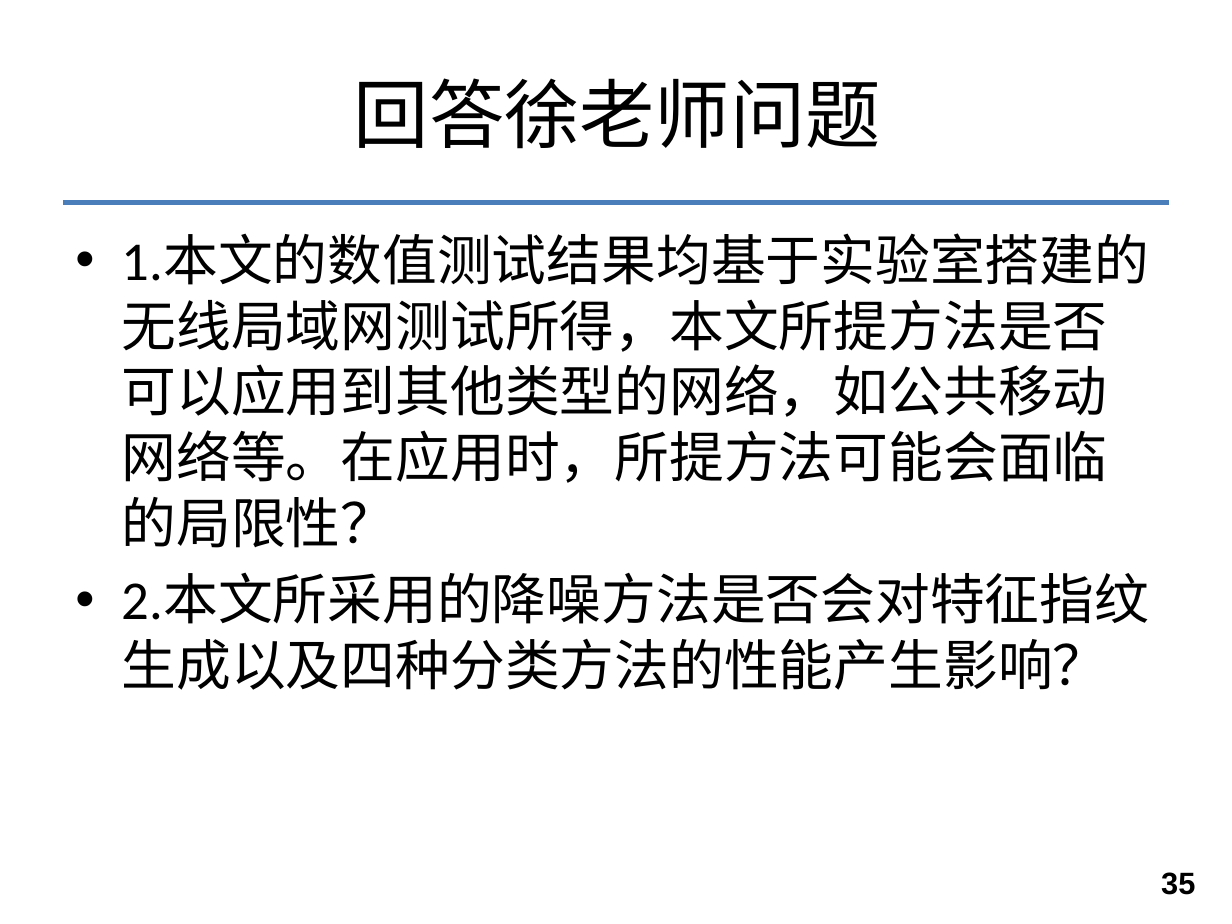
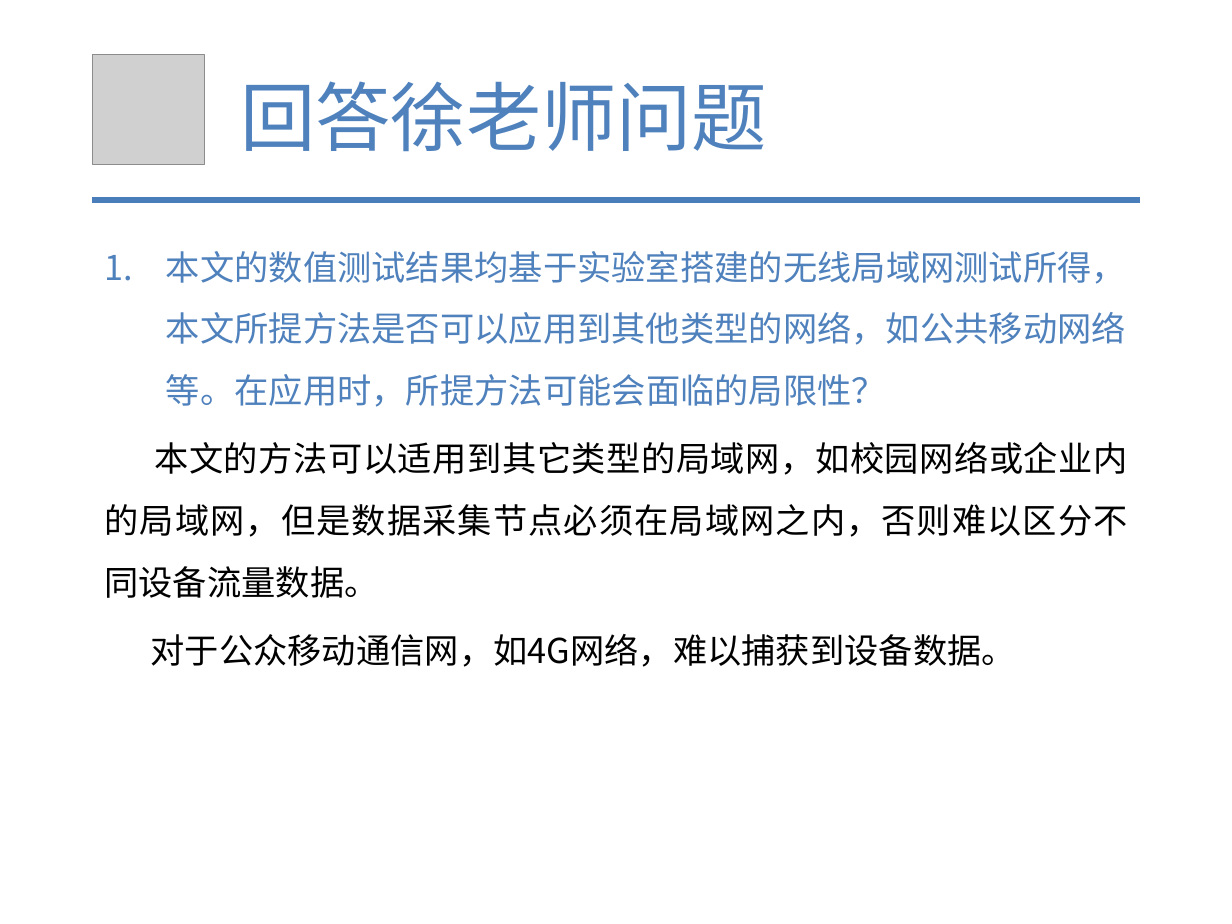
Before and after one commit to tianwen2017111/graduate_git, a slide deck: slide 29 of 余天文-硕5033班.pptx (slide 35 before the commit). Drawn at 1232x924 pixels with LibreOffice and Linux fonts; fonts in the diff are those of the drawing; grey boxes stand for pictures; background and template pictures are left out. Boxes give left, top, right and bottom in pixels: in the first picture for what was removed or moved away, otherwise in the second. Text is boxed around its words. In the diff, an @@ line names an element or a change of style, - is before the commit and + after.

```diff
--- a/余天文-硕5033班.pptx
+++ b/余天文-硕5033班.pptx
@@ picture added at bbox=[92, 54, 205, 165] @@
@@ text "回答徐老师问题": place and size @@
-text "回答徐老师问题" at bbox=[354, 78, 881, 149]
+text "回答徐老师问题" at bbox=[240, 81, 767, 152]
@@ text "回答徐老师问题" at bbox=[240, 81, 767, 152]: text colour #000000 to #4F81BD; alignment centre to left; vertical alignment middle to top @@
@@ line removed from (63, 202) to (1169, 202) @@
@@ line added from (92, 200) to (1140, 200), #4B7EBC 3 pt @@
@@ text at bbox=[104, 251, 1128, 667]: text changed; size 32 to 20 pt; font Calibri to Noto Sans CJK SC @@
-• 1.本文的数值测试结果均基于实验室搭建的无线局域网测试所得，本文所提方法是否可以应用到其他类型的网络，如公共移动网络等。在应用时，所提方法可能会面临的局限性？
-• 2.本文所采用的降噪方法是否会对特征指纹生成以及四种分类方法的性能产生影响？
+1. 本文的数值测试结果均基于实验室搭建的无线局域网测试所得，本文所提方法是否可以应用到其他类型的网络，如公共移动网络等。在应用时，所提方法可能会面临的局限性？
+本文的方法可以适用到其它类型的局域网，如校园网络或企业内的局域网，但是数据采集节点必须在局域网之内，否则难以区分不同设备流量数据。
+对于公众移动通信网，如4G网络，难以捕获到设备数据。
@@ page number removed at bbox=[1161, 872, 1195, 895] @@
-35
```
Also in this commit, not shown: 6 other slides changed, 12 slides added, 16 slides removed, 2 other files.
